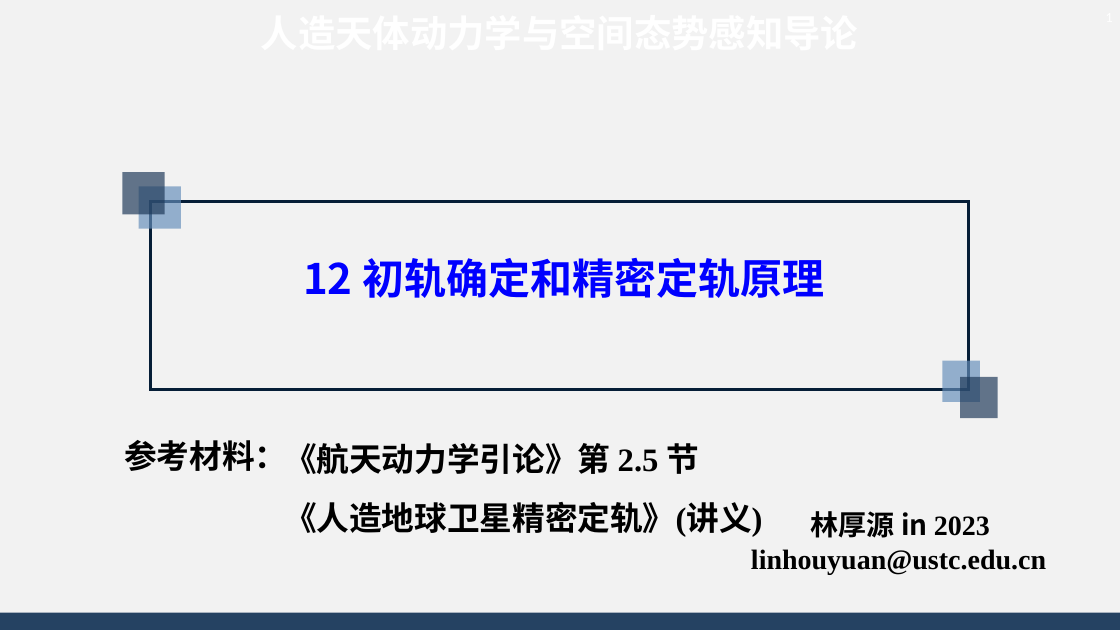
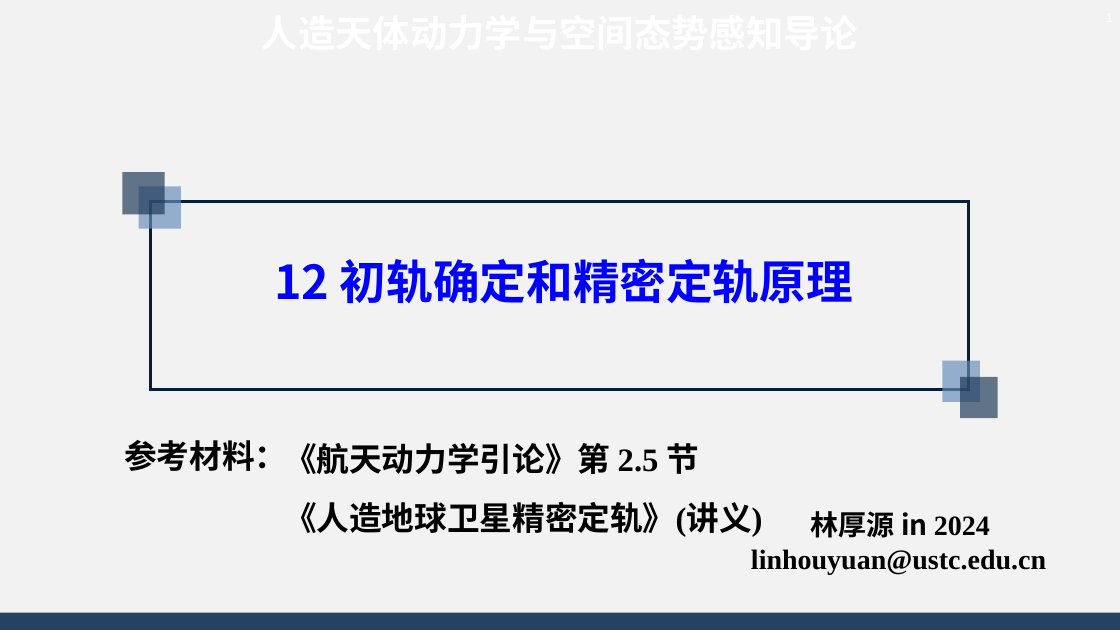
Before and after one commit to AsBackup/DAOSSA, a slide deck: slide 1 of 12 初轨确定和精密定轨原理.pptx. Drawn at 1120x630 pixels with LibreOffice and Linux fonts; fonts in the diff are those of the drawing; background and template pictures are left out. Boxes give left, top, right and bottom in pixels: in the first picture for what was removed or moved away, otherwise in the second. Text is boxed around its words. In the diff, an @@ line names an element or a change of style, - is before the commit and + after.

```diff
--- a/12 初轨确定和精密定轨原理.pptx
+++ b/12 初轨确定和精密定轨原理.pptx
@@ text "12 初轨确定和精密定轨原理" at [274,258,853,304]: size 36 to 40 pt @@
@@ text at [811,511,990,538]: text changed @@
-林厚源 in 2023
+林厚源 in 2024
```
Also in this commit, not shown: 3 other slides changed, 14 other files.
